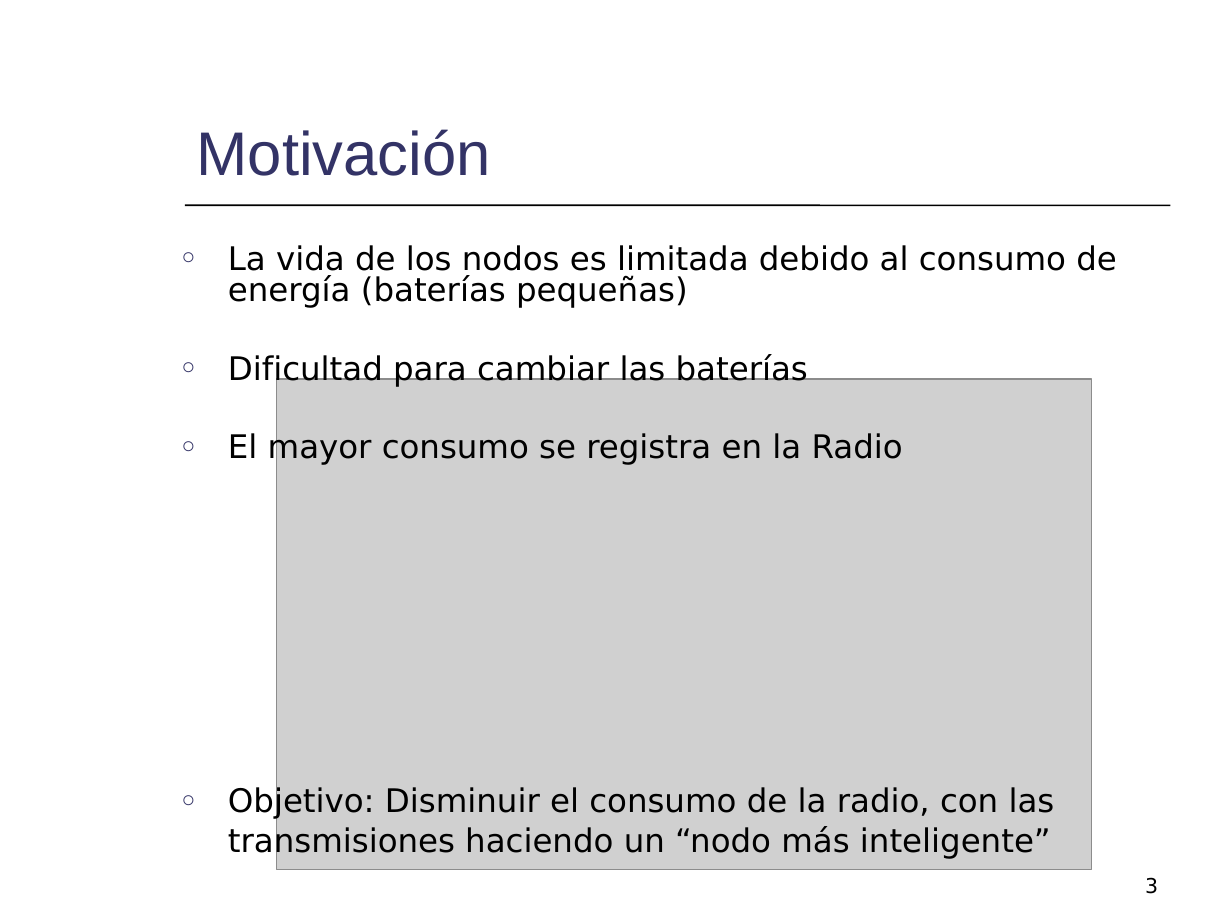
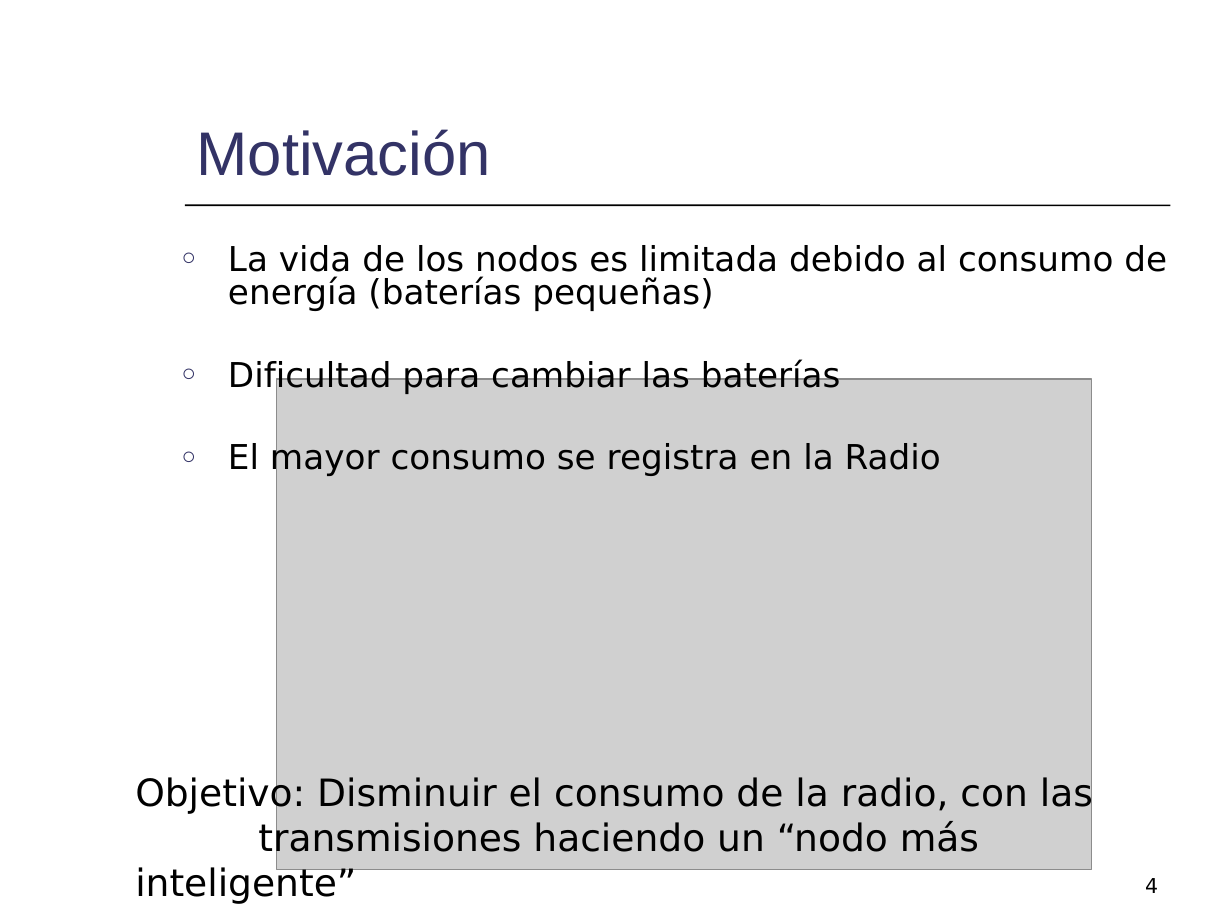
Before and after one commit to mmja/redsensores, a slide deck: slide 4 of Memoria/Consumo.ppt (slide 3 before the commit). Drawn at 1232x924 pixels with LibreOffice and Linux fonts; fonts in the diff are those of the drawing; grey boxes stand for pictures. Boxes give left, top, right and bottom in pixels: in the first picture for what was removed or moved away, otherwise in the second. Text is boxed around its words. In the diff, an @@ line names an element or a change of style, - is before the commit and + after.

```diff
--- a/Memoria/Consumo.ppt
+++ b/Memoria/Consumo.ppt
@@ text "La vida de los nodos ..." at (x1=228, y1=245, x2=1167, y2=477): size 19 to 20 pt @@
@@ text added at (x1=135, y1=776, x2=1093, y2=860), 22 pt, text #000000 @@
+Objetivo: Disminuir el consumo de la radio, con las
+transmisiones haciendo un “nodo más inteligente”
@@ text at (x1=228, y1=786, x2=1055, y2=859): paragraphs removed @@
-○ Objetivo: Disminuir el consumo de la radio, con las
-transmisiones haciendo un “nodo más inteligente”
@@ page number at (x1=1145, y1=878, x2=1158, y2=893): text changed @@
-3
+4
```
Also in this commit, not shown: 5 other slides changed, 1 slide added.
